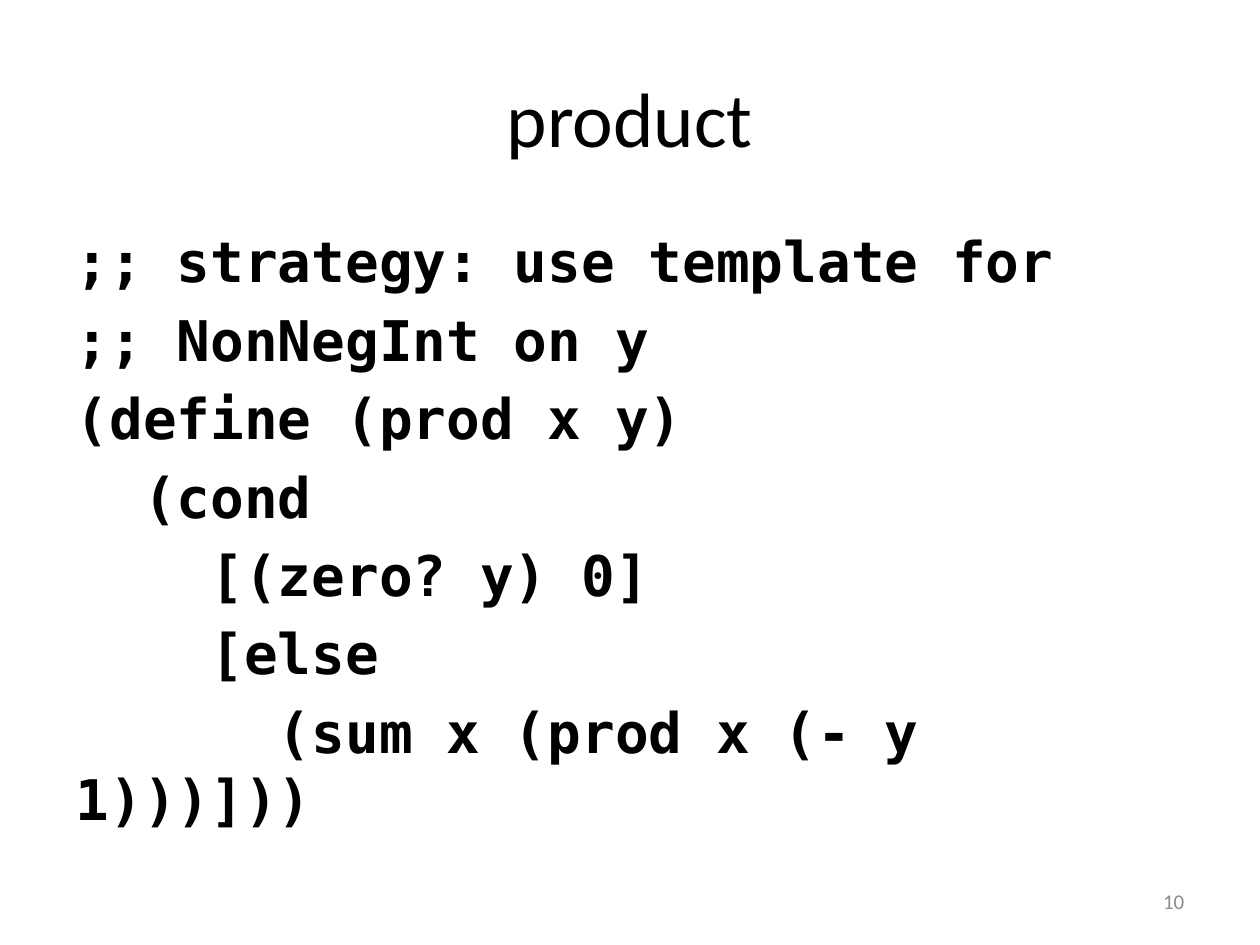
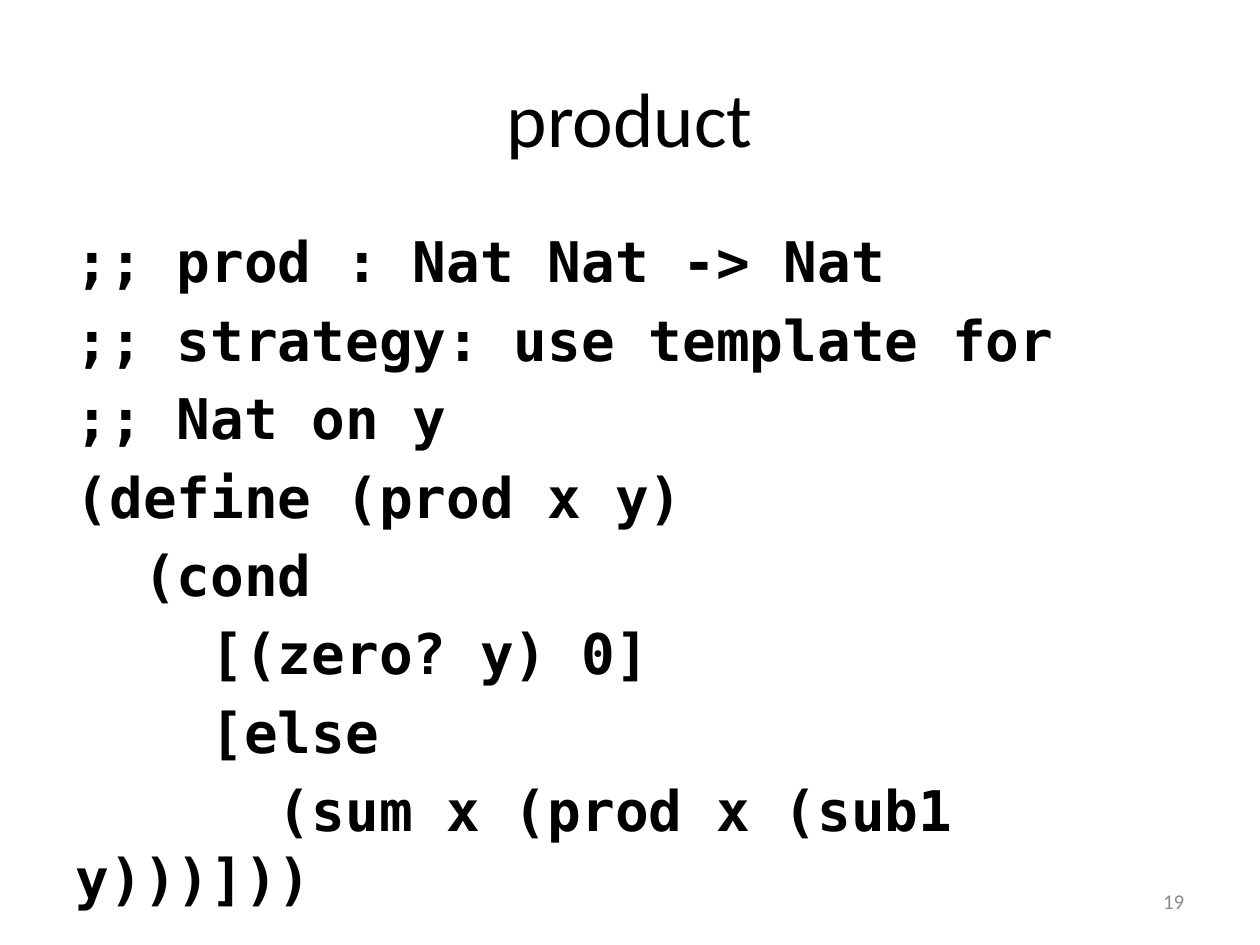
Before and after one commit to mwand/cs5010f16, a slide deck: slide 19 of Slides/Lesson 4.4 More Recursive Data Types.pptx (slide 10 before the commit). Drawn at 1260x945 pixels with LibreOffice and Linux fonts; fonts in the diff are those of the drawing. Boxes give left, top, right and bottom in pixels: in the first picture for what was removed or moved away, otherwise in the second. Text is boxed around its words. In the diff, an @@ line names an element or a change of style, - is before the commit and + after.

```diff
--- a/Slides/Lesson 4.4 More Recursive Data Types.pptx
+++ b/Slides/Lesson 4.4 More Recursive Data Types.pptx
@@ text at [177,239,885,294]: paragraph added @@
+;; prod : Nat Nat -> Nat
@@ text at [177,398,447,451]: text changed @@
-;; NonNegInt on y
+;; Nat on y
@@ text at [278,788,953,843]: text changed @@
-(sum x (prod x (- y 1)))]))
+(sum x (prod x (sub1 y)))]))
@@ page number at [1163,895,1184,909]: text changed @@
-10
+19
```
Also in this commit, not shown: 8 other slides changed, 9 slides added, 7 slides removed, 4 other files.
